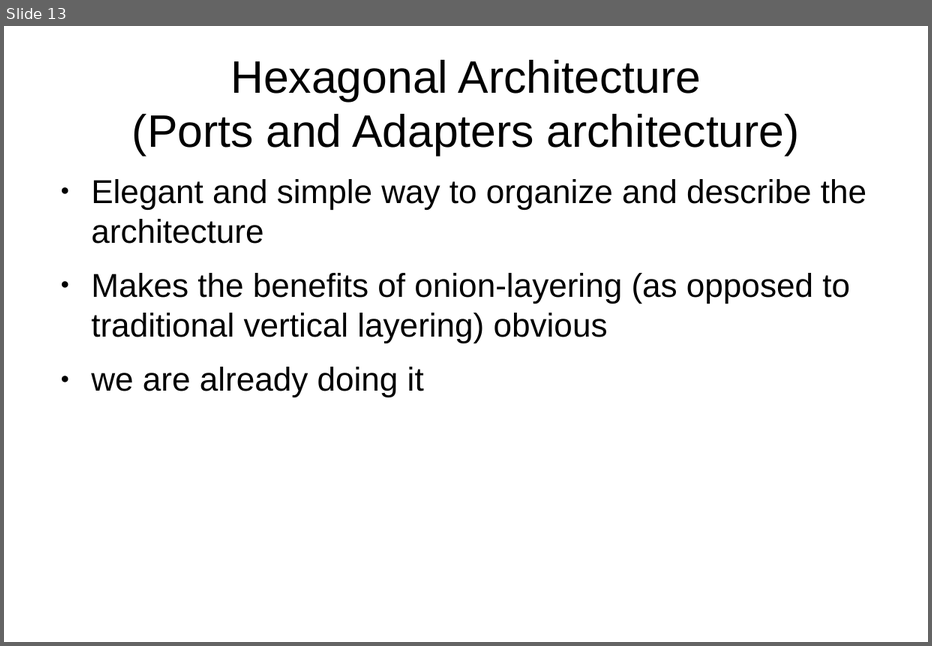
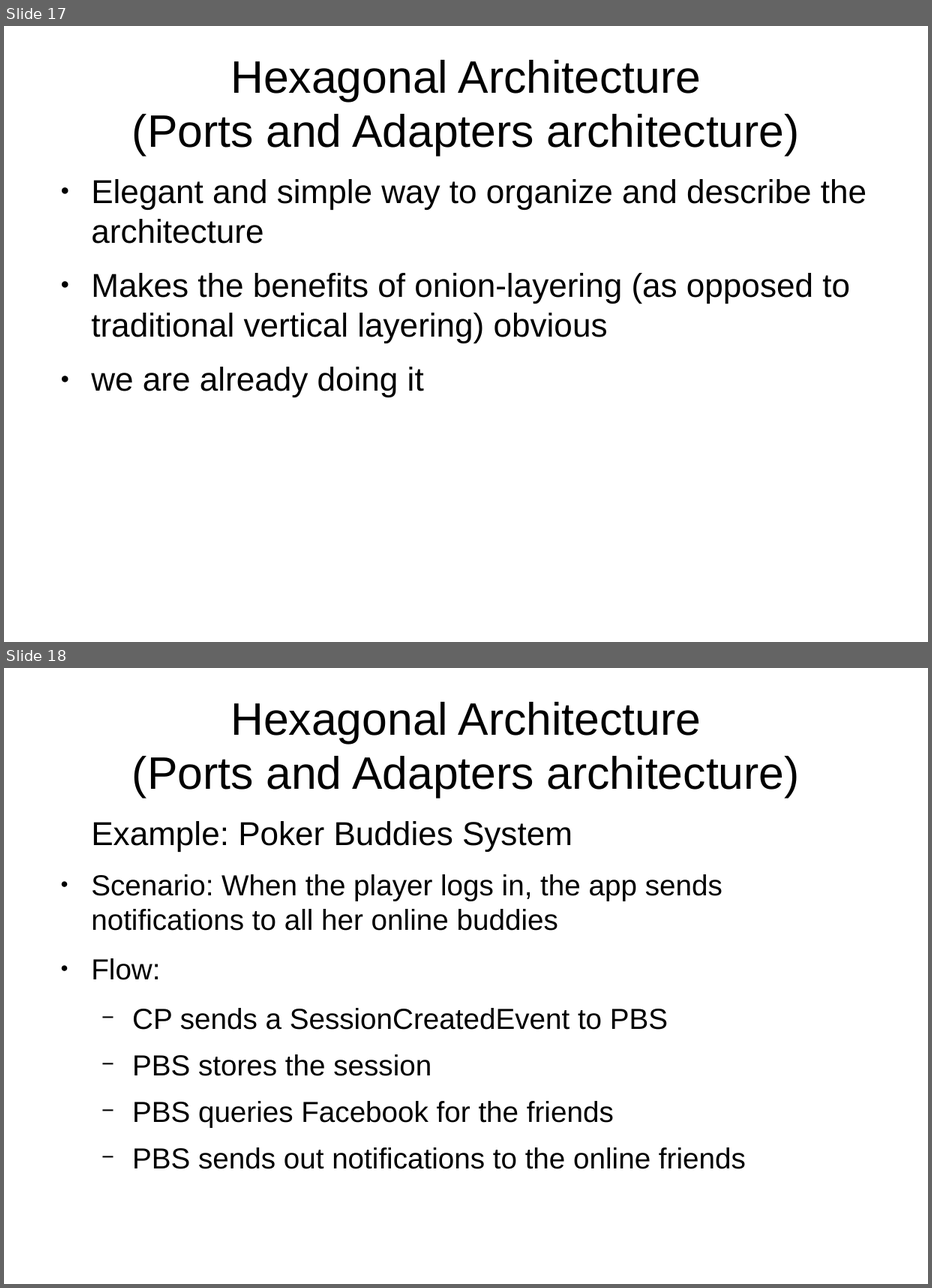
Before and after one commit to matemagyari/principle, a slide deck: DDDInPoker.odp. Shown one above the other, each under a label of ours: slide 13 before the commit, slides 17 and 18 after it. The pictures are 932x646 and 932x1288 pixels, drawn with LibreOffice and Linux fonts; fonts in the diff are those of the drawing. Boxes give left, top, right and bottom in pixels: in the first picture for what was removed or moved away, otherwise in the second. Text is boxed around its words. In the diff, an @@ line names an element or a change of style, - is before the commit and + after.

```diff
--- a/DDDInPoker.odp
+++ b/DDDInPoker.odp
@@ slide 18 added at (x1=4, y1=668, x2=928, y2=1284), background #FFFFFF @@
@@ title added at (x1=132, y1=702, x2=800, y2=798), 37.7 pt, text #000000 @@
+Hexagonal Architecture
+(Ports and Adapters architecture)
@@ text added at (x1=91, y1=821, x2=746, y2=1169), 24 pt, text #000000 @@
+Example: Poker Buddies System
+● Scenario: When the player logs in, the app sends notifications to all her online buddies
+● Flow:
+  − CP sends a SessionCreatedEvent to PBS
+  − PBS stores the session
+  − PBS queries Facebook for the friends
+  − PBS sends out notifications to the online friends
@@ what was slide 13 is now slide 17 @@
```
Also in this commit, not shown: 5 slides changed, 5 other slides added.
